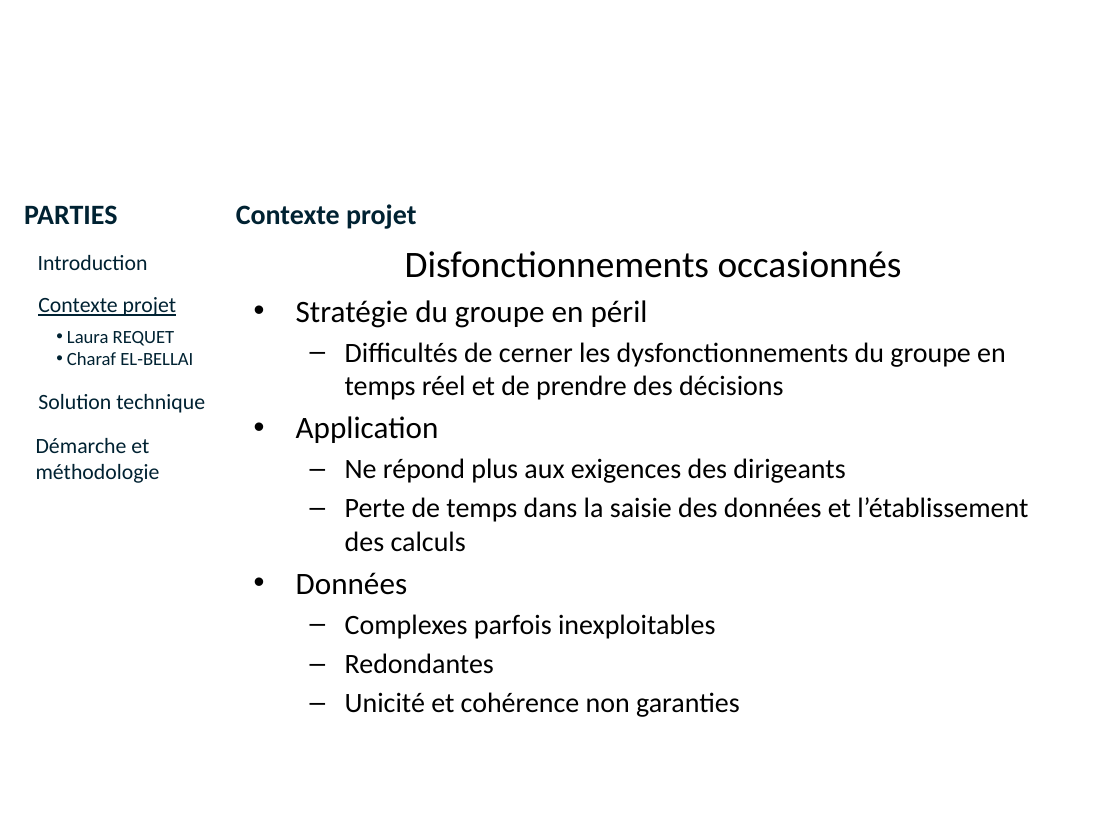
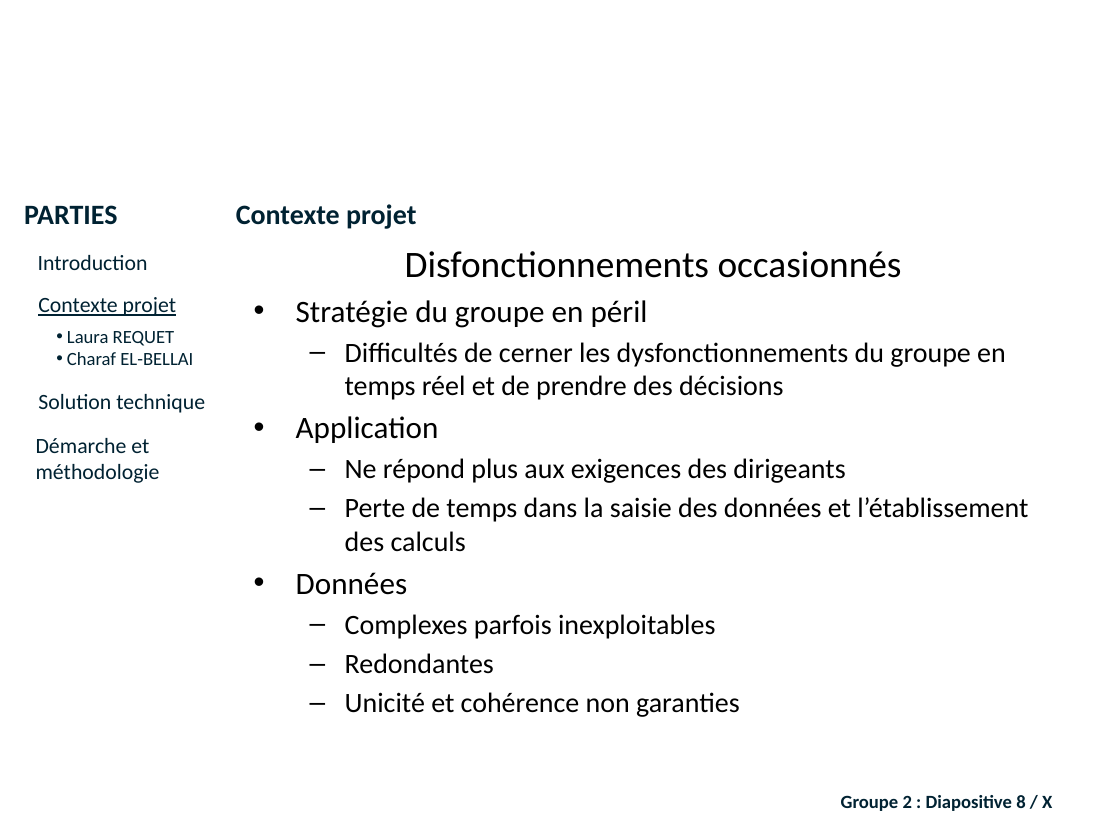
Before and after one commit to lobtec/dartiesgroupe2, a slide deck: slide 8 of PROJET/Soutenance Finale/Présentation finale.pptx. Drawn at 1120x840 pixels with LibreOffice and Linux fonts; fonts in the diff are those of the drawing; background and template pictures are left out. Boxes give left, top, right and bottom in pixels: in the first picture for what was removed or moved away, otherwise in the second. Text is boxed around its words. In the diff, an @@ line names an element or a change of style, - is before the commit and + after.

```diff
--- a/PROJET/Soutenance Finale/Présentation finale.pptx
+++ b/PROJET/Soutenance Finale/Présentation finale.pptx
@@ text added at <box>841,795,1052,811</box>, 12 pt, text #002232, bold @@
+Groupe 2 : Diapositive 8 / X
```
Also in this commit, not shown: 5 other slides changed, 28 slides added, 2 slides removed.
